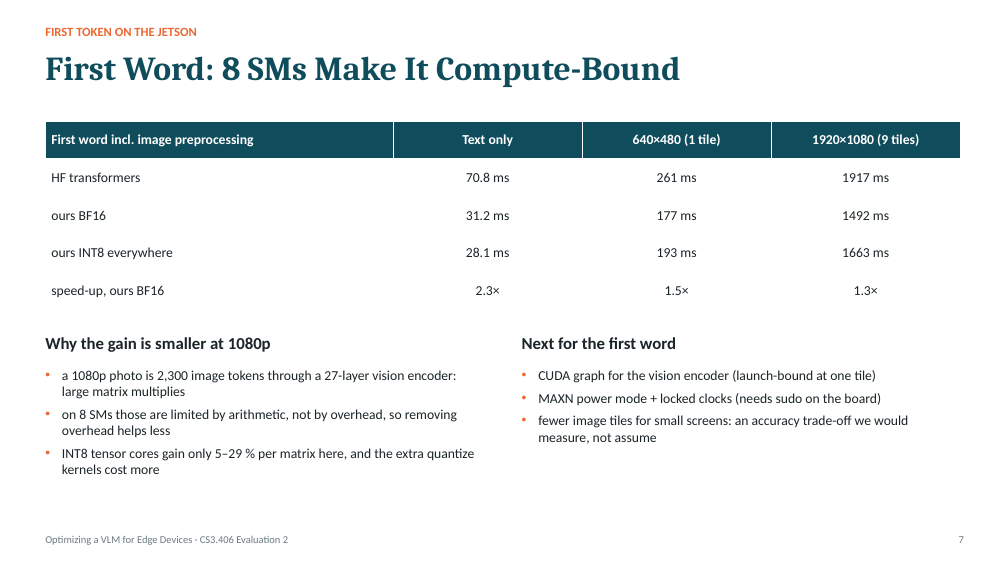
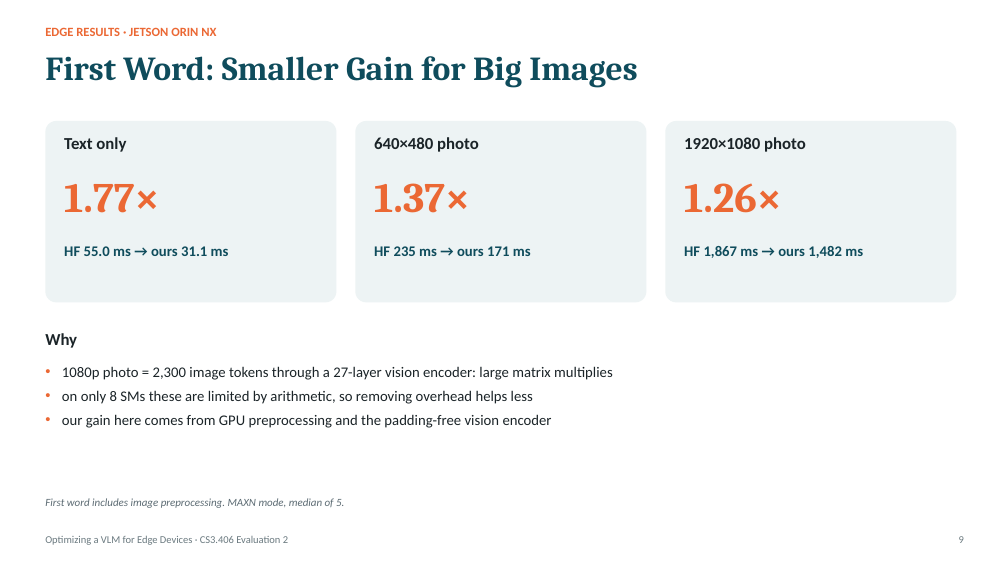
Before and after one commit to jainilbavishi24/LFM2.5-VL-Optimization, a slide deck: slide 9 of presentations/eval2/PAA_Eval2_Working_Prototype.pptx (slide 7 before the commit). Drawn at 1008x567 pixels with LibreOffice and Linux fonts; fonts in the diff are those of the drawing. Boxes give left, top, right and bottom in pixels: in the first picture for what was removed or moved away, otherwise in the second. Text is boxed around its words. In the diff, an @@ line names an element or a change of style, - is before the commit and + after.

Commit message:
deck: rework for readability, jetson results, one quant table

```diff
--- a/presentations/eval2/PAA_Eval2_Working_Prototype.pptx
+++ b/presentations/eval2/PAA_Eval2_Working_Prototype.pptx
@@ text at [45,27,216,36]: text changed @@
-FIRST TOKEN ON THE JETSON
+EDGE RESULTS · JETSON ORIN NX
@@ text at [45,56,638,88]: text changed @@
-First Word: 8 SMs Make It Compute-Bound
+First Word: Smaller Gain for Big Images
@@ table removed at [45,121,960,310], 5 rows, 4 columns @@
-First word incl. image preprocessing | Text only | 640×480 (1 tile) | 1920×1080 (9 tiles)
-HF transformers | 70.8 ms | 261 ms | 1917 ms
-ours BF16 | 31.2 ms | 177 ms | 1492 ms
-ours INT8 everywhere | 28.1 ms | 193 ms | 1663 ms
-speed-up, ours BF16 | 2.3× | 1.5× | 1.3×
@@ rounded rectangle added at [45,121,337,302], fill #EDF3F4 @@
@@ text added at [64,137,126,152], 16 pt, text #1B2428, bold @@
+Text only
@@ rounded rectangle added at [355,121,647,302], fill #EDF3F4 @@
@@ text added at [374,137,479,152], 16 pt, text #1B2428, bold @@
+640×480 photo
@@ rounded rectangle added at [665,121,957,302], fill #EDF3F4 @@
@@ text added at [684,137,806,152], 16 pt, text #1B2428, bold @@
+1920×1080 photo
@@ text added at [64,184,159,213], 40 pt, text #EB6834, bold @@
+1.77×
@@ text added at [374,183,470,213], 40 pt, text #EB6834, bold @@
+1.37×
@@ text added at [684,183,782,213], 40 pt, text #EB6834, bold @@
+1.26×
@@ text added at [64,246,229,256], 14 pt, text #0F4C5C, bold @@
+HF 55.0 ms → ours 31.1 ms
@@ text added at [374,246,531,256], 14 pt, text #0F4C5C, bold @@
+HF 235 ms → ours 171 ms
@@ text added at [684,246,863,258], 14 pt, text #0F4C5C, bold @@
+HF 1,867 ms → ours 1,482 ms
@@ text removed at [45,337,271,352] @@
-Why the gain is smaller at 1080p
@@ text added at [45,333,77,348], 16 pt, text #1B2428, bold @@
+Why
@@ text removed at [522,337,676,349] @@
-Next for the first word
@@ text at [62,366,613,428]: text changed; size 13 to 14 pt @@
-• a 1080p photo is 2,300 image tokens through a 27-layer vision encoder: large matrix multiplies
-• on 8 SMs those are limited by arithmetic, not by overhead, so removing overhead helps less
-• INT8 tensor cores gain only 5–29 % per matrix here, and the extra quantize kernels cost more
+• 1080p photo = 2,300 image tokens through a 27-layer vision encoder: large matrix multiplies
+• on only 8 SMs these are limited by arithmetic, so removing overhead helps less
+• our gain here comes from GPU preprocessing and the padding-free vision encoder
@@ text removed at [538,370,908,444] @@
-• CUDA graph for the vision encoder (launch-bound at one tile)
-• MAXN power mode + locked clocks (needs sudo on the board)
-• fewer image tiles for small screens: an accuracy trade-off we would measure, not assume
@@ text added at [45,498,344,508], 10.5 pt, text #5C6B73, italic @@
+First word includes image preprocessing. MAXN mode, median of 5.
@@ text at [959,536,964,543]: text changed @@
-7
+9
```
Also in this commit, not shown: 12 other slides changed, 3 slides added, 2 slides removed, 2 other files.
